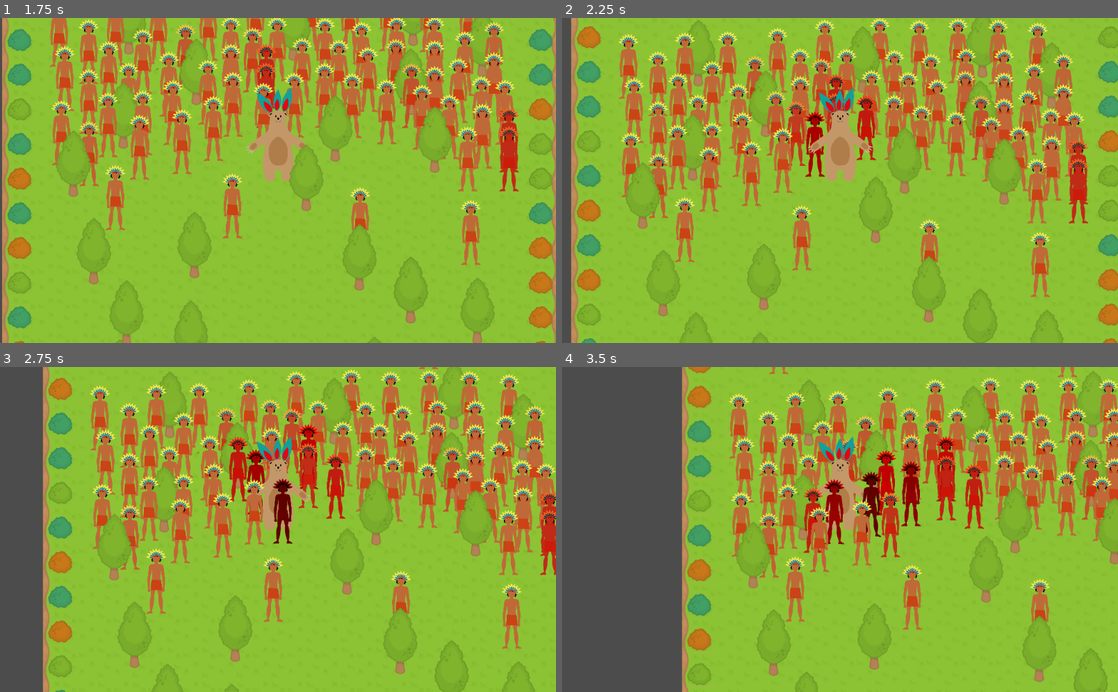
Above: before the commit, frames 1-4 (two rows, left to right).
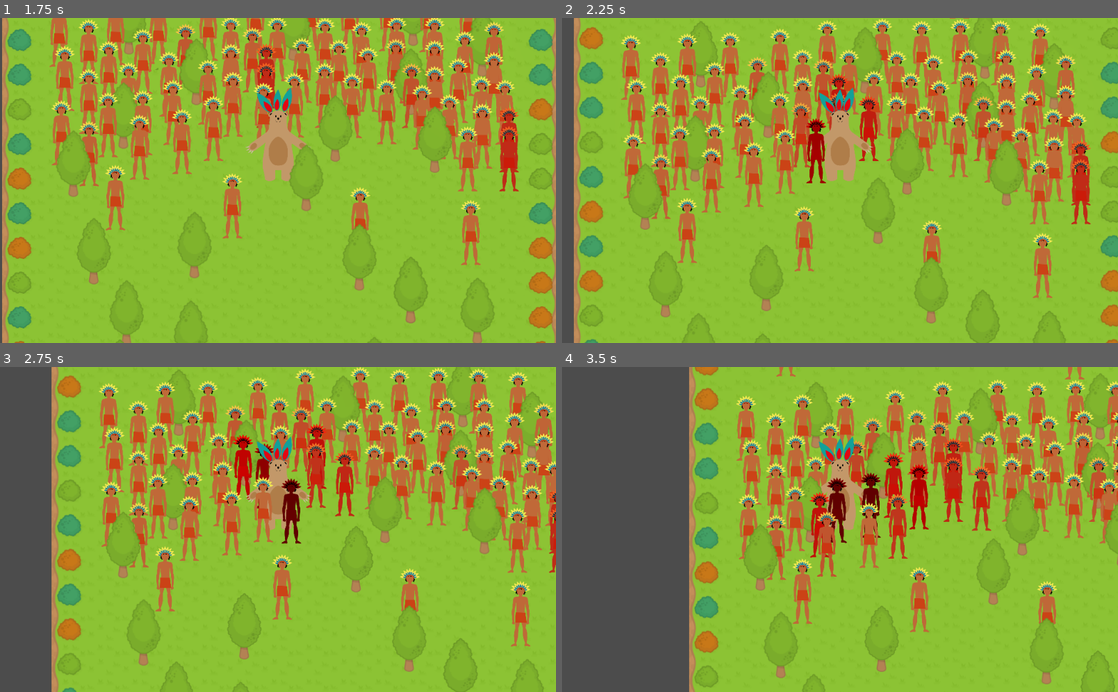
Above: after the commit, the same moments.

Repository: lendroit/welcome_thomas
Game: Godot game, scene res://World.tscn
Two runs of this game, one before a commit and one after it. Both use one fixed random seed, a clock stepped at 60 frames per second and the inputs below.
Inputs:
- Up to frame 1 (1.75 s): tap Enter (ui_accept) at 0.5, 0.77, 1.52 s; hold Up (ui_up) from 0.53 s (still down)
- Up to frame 2 (2.25 s): release Up (ui_up) at 2.03 s; hold Left (ui_left) from 2.03 s (still down)
- Up to frame 3 (2.75 s): keep holding Left (ui_left)
- Up to frame 4 (3.5 s): keep holding Left (ui_left); tap Enter (ui_accept) at 3.02 s

Frame 1 is identical in both runs. In frame 2, 21% of the frame differs, in the area x 1-100%, y 0-100%; in frame 3, 34%, in the area x 7-100%, y 0-100%; in frame 4, 27%.

Commit message:
new behavior for guards

Diff:
--- a/Mayan/GenericMayan.gd
+++ b/Mayan/GenericMayan.gd
@@ -35,10 +35,15 @@
 		furthest_distance_ever = distance_to_initial_position
 
 func _get_angriness(state):
-	angriness = max(0.0, min(2.0, 1.0*(furthest_distance_ever - ACCEPTABLE_DISTANCE) / (MAX_DISTANCE - ACCEPTABLE_DISTANCE)))
+	var new_angriness = max(0.0, min(2.0, 1.0*(furthest_distance_ever - ACCEPTABLE_DISTANCE) / (MAX_DISTANCE - ACCEPTABLE_DISTANCE)))
+#	if (angriness < MAX_ANGRINESS_BEFORE_ITS_TOO_LATE) and (new_angriness > MAX_ANGRINESS_BEFORE_ITS_TOO_LATE):
+#		get_parent().number_of_angry_mayans += 1
+#		print(get_parent().number_of_angry_mayans)
+	angriness = new_angriness
+
 	#if distance_to_initial_position < ACCEPTABLE_DISTANCE*2.0:
 	if angriness <MAX_ANGRINESS_BEFORE_ITS_TOO_LATE:
-		furthest_distance_ever *= 0.999
+		furthest_distance_ever *= 0.995
 
 func _turn_color(state):
 	self.modulate.g = 1.0 - min(1.0, angriness)
@@ -54,7 +59,6 @@
 
 	if distance_to_initial_position > ACCEPTABLE_DISTANCE/2.0:
 		state.apply_central_impulse(direction_towards_initial_position * distance_to_initial_position * min(1.0, angriness))
-
 	else:
 		return null
 
--- a/Mayan/Guard.gd
+++ b/Mayan/Guard.gd
@@ -1,4 +1,9 @@
 extends "res://Mayan/GenericMayan.gd"
 
+
 func _ready():
+	ACCEPTABLE_DISTANCE = 0 # max distance before mayans get angry
+	MAX_DISTANCE = 3
+	MAX_ANGRINESS_BEFORE_ITS_TOO_LATE = 1.1
+	SPEED = 20
 	pass
--- a/World.gd
+++ b/World.gd
@@ -5,6 +5,7 @@
 onready var dropOffrandeArea = $DropOffrandeArea
 onready var playerWonLabel = $Gui/PlayerWonLabel
 
+var number_of_angry_mayans = 0
 
 # Called when the node enters the scene tree for the first time.
 func _ready():
